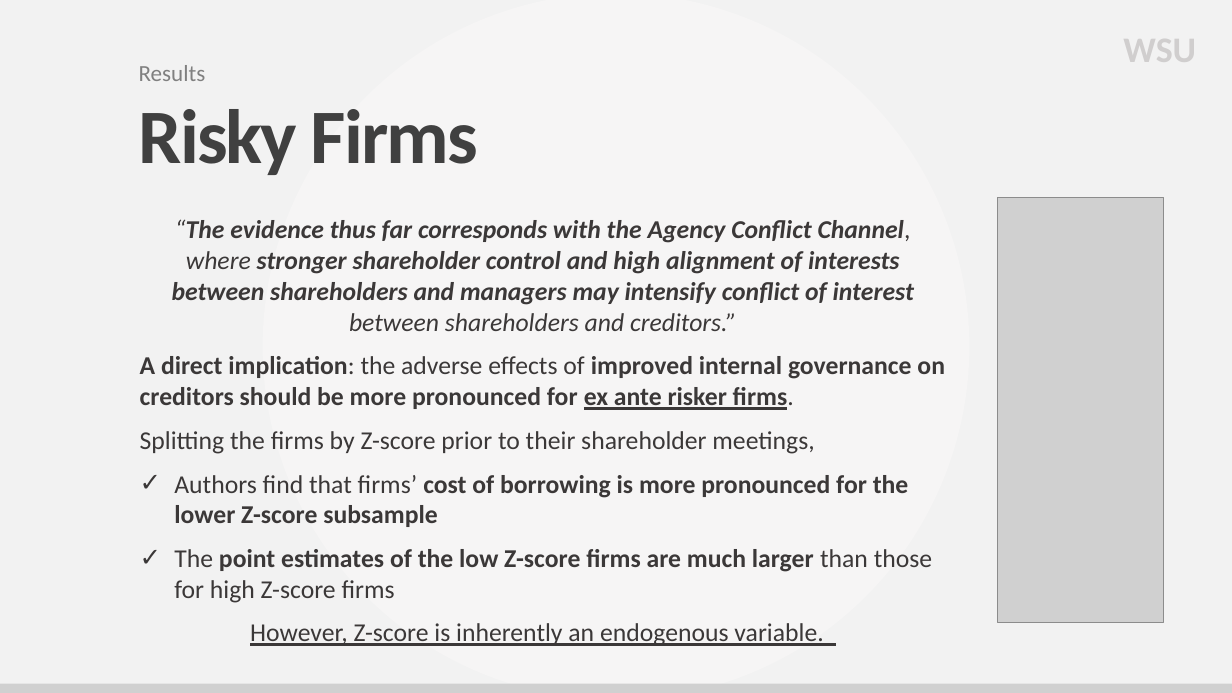
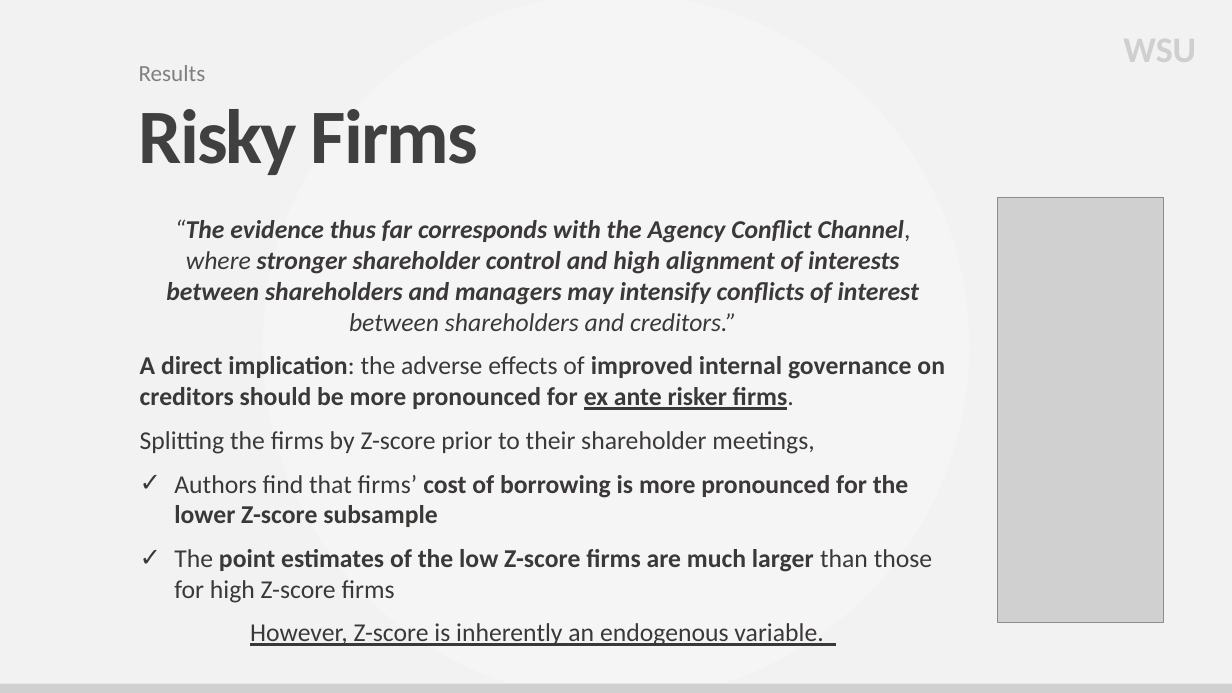
Before and after one commit to adam-bozman/my-apero, a slide deck: slide 21 of content/talks/Financial Economics Seminar 2023/files/atp-cost-of-borrowing_disloyal-managers.pptx. Drawn at 1232x693 pixels with LibreOffice and Linux fonts; fonts in the diff are those of the drawing; grey boxes stand for pictures; background and template pictures are left out. Boxes give left, top, right and bottom in pixels: in the first picture for what was removed or moved away, otherwise in the second. Text is boxed around its words. In the diff, an @@ line names an element or a change of style, - is before the commit and + after.

Commit message:
typos

```diff
--- a/content/talks/Financial Economics Seminar 2023/files/atp-cost-of-borrowing_disloyal-managers.pptx
+++ b/content/talks/Financial Economics Seminar 2023/files/atp-cost-of-borrowing_disloyal-managers.pptx
@@ text at box(166, 219, 919, 331): text changed @@
-“The evidence thus far corresponds with the Agency Conflict Channel, where stronger shareholder control and high alignment of interests between shareholders and managers may intensify conflict of interest between shareholders and creditors.”
+“The evidence thus far corresponds with the Agency Conflict Channel, where stronger shareholder control and high alignment of interests between shareholders and managers may intensify conflicts of interest between shareholders and creditors.”
```
